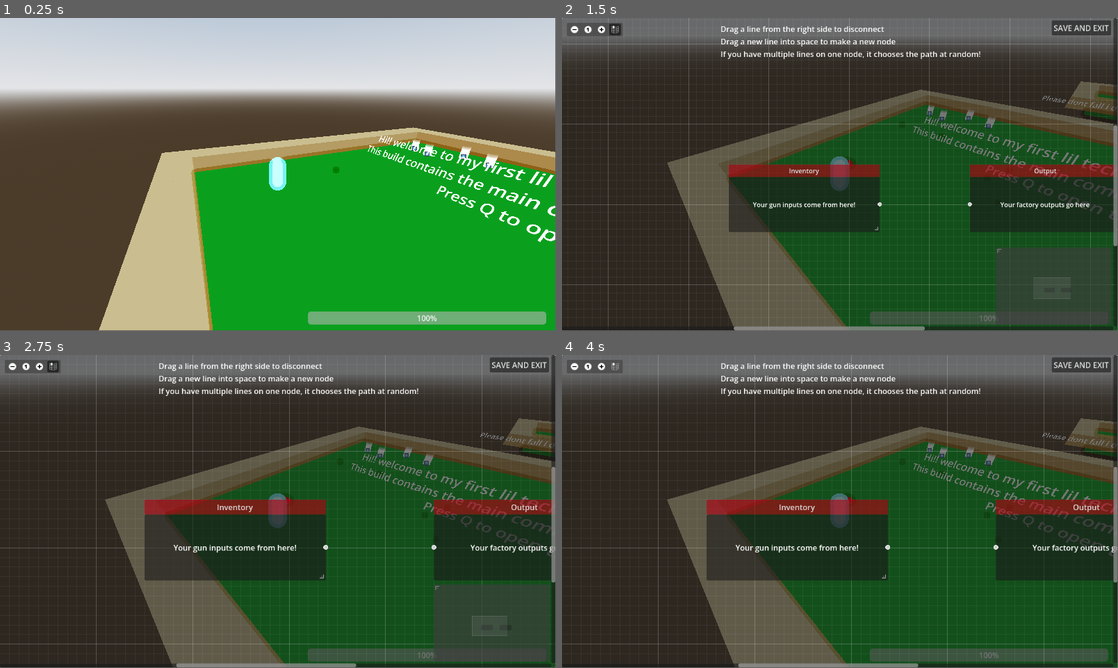
Above: before the commit, frames 1-4 (two rows, left to right).
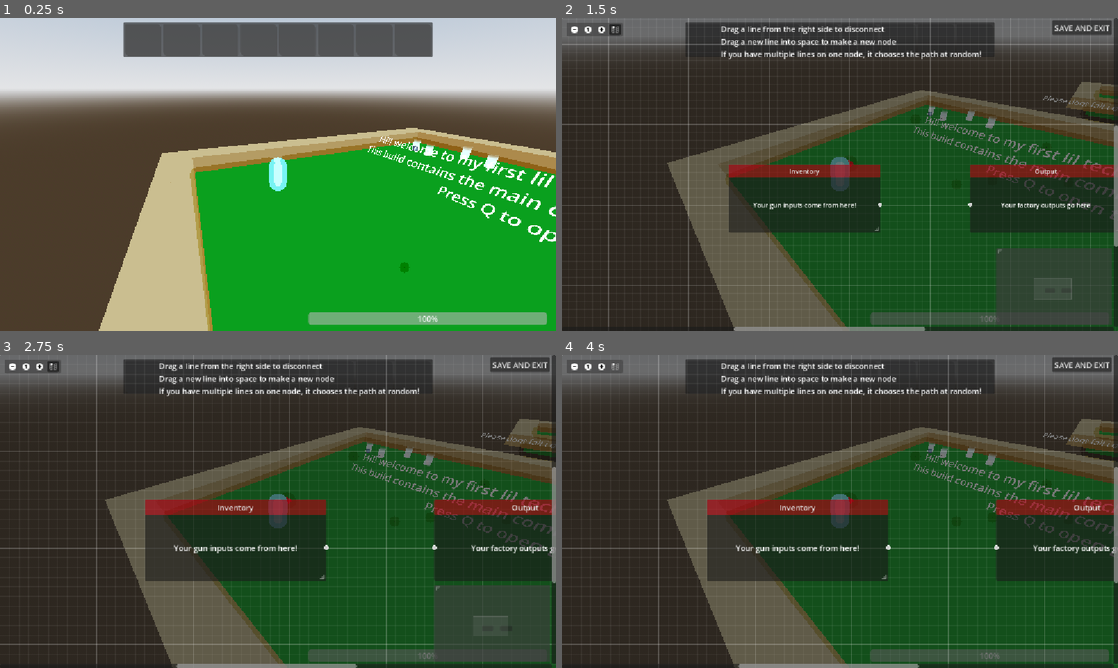
Above: after the commit, the same moments.

Repository: Kaplin86/Router-Rebellion
Game: Godot game, scene res://scenes/testing.tscn
The game is run twice, just before and just after one commit, with the same random seed, the same clock (stepped at 60 frames per second) and the same inputs. The engine's default icon, where the game draws it, is replaced by a stand-in: a white triangle on a blue panel in a dark square.
Inputs (mouse positions are in pixels of both pictures, inside the frame that each line leads up to):
- Up to frame 1 (0.25 s): no input
- Up to frame 2 (1.5 s): tap Enter at 0.5 s; move the mouse to (962, 158) at 0.52 s; hold D (east) 0.53-1.25 s; tap Q (delete) at 0.6 s; click (573, 30) at 1.25 s
- Up to frame 3 (2.75 s): click (38, 367) at 2 s
- Up to frame 4 (4 s): click (617, 367) at 2.75 s; click (589, 367) at 3.5 s
The window is 799x449 before the commit and 800x450 after it. Grey fills any space a smaller window leaves; there, only what the larger window draws over its background counts as a difference.

The runs differ from the first frame. In frame 1, 8.3% of the frame differs, in the area x 0-100%, y 0-100%; in frame 2, 9.5%; in frame 3, 8.8%; in frame 4, 8.9%.

Commit message:
inventory display
NOTE TO SELF IF I REMEMBER: FIX HOW IT LOAD CHECKS THE IMAGES. BETTER PRACTICE TO USE A FUNCTION TO SEE IF FILE EXISTS INSTEAD OF TRYING TO LOAD IT TO TEST

Diff:
--- a/project.godot
+++ b/project.godot
@@ -18,6 +18,10 @@
 [autoload]
 
 References="*uid://d0kduptkrib86"
+
+[display]
+
+window/stretch/mode="canvas_items"
 
 [editor_plugins]
 
--- a/scenes/ground_item.tscn
+++ b/scenes/ground_item.tscn
@@ -15,6 +15,7 @@
 render_priority = 1
 transparency = 1
 shading_mode = 0
+albedo_color = Color(0.81960785, 1, 1, 1)
 albedo_texture = SubResource("GradientTexture2D_6ecyt")
 
 [sub_resource type="CylinderMesh" id="CylinderMesh_l40o6"]
--- a/scenes/testing.tscn
+++ b/scenes/testing.tscn
@@ -3,6 +3,7 @@
 [ext_resource type="PackedScene" uid="uid://udplv28tkqr7" path="res://scenes/player.tscn" id="1_ryjsw"]
 [ext_resource type="Script" uid="uid://vo84w6msmwsm" path="res://scripts/uiManager.gd" id="2_5qbqa"]
 [ext_resource type="PackedScene" uid="uid://n8p1tds8xm7t" path="res://scenes/shaderCamera.tscn" id="2_pcu7d"]
+[ext_resource type="PackedScene" uid="uid://gujsgg2xwdou" path="res://scenes/uiElements/itemPanel.tscn" id="3_j8asw"]
 [ext_resource type="Script" uid="uid://byvc7b0buntrg" path="res://scripts/factory_menu_loader.gd" id="3_l6grw"]
 [ext_resource type="PackedScene" uid="uid://cgo16wfjsny5p" path="res://scenes/testEnemy.tscn" id="4_3dx25"]
 [ext_resource type="Script" uid="uid://kl3h2u0d8rl2" path="res://scripts/dpsTracker.gd" id="4_nuoa6"]
@@ -124,7 +125,7 @@
 uiManager = NodePath("../Control")
 team = 1
 
-[node name="Control" type="Control" parent="." unique_id=1941928461 node_paths=PackedStringArray("player", "healthBar", "statusLog")]
+[node name="Control" type="Control" parent="." unique_id=1941928461 node_paths=PackedStringArray("player", "healthBar", "statusLog", "inventoryPanels")]
 layout_mode = 3
 anchors_preset = 15
 anchor_right = 1.0
@@ -134,17 +135,18 @@
 mouse_filter = 2
 script = ExtResource("2_5qbqa")
 player = NodePath("../Player")
-healthBar = NodePath("ProgressBar")
-statusLog = NodePath("VBoxContainer")
-
-[node name="ProgressBar" type="ProgressBar" parent="Control" unique_id=1472127175]
+healthBar = NodePath("HP")
+statusLog = NodePath("NotifBar")
+inventoryPanels = [NodePath("Panel/HBoxContainer/Panel"), NodePath("Panel/HBoxContainer/Panel2"), NodePath("Panel/HBoxContainer/Panel4"), NodePath("Panel/HBoxContainer/Panel5"), NodePath("Panel/HBoxContainer/Panel6"), NodePath("Panel/HBoxContainer/Panel7"), NodePath("Panel/HBoxContainer/Panel8"), NodePath("Panel/HBoxContainer/Panel3")]
+
+[node name="HP" type="ProgressBar" parent="Control" unique_id=1472127175]
 layout_mode = 0
 anchor_left = 0.5546875
 anchor_top = 0.9398148
 anchor_right = 0.9835069
 anchor_bottom = 0.9814815
 
-[node name="VBoxContainer" type="VBoxContainer" parent="Control" unique_id=36406786]
+[node name="NotifBar" type="VBoxContainer" parent="Control" unique_id=36406786]
 layout_mode = 1
 anchors_preset = -1
 anchor_left = 0.7682292
@@ -154,10 +156,10 @@
 alignment = 2
 metadata/_edit_use_anchors_ = true
 
-[node name="Panel" type="Panel" parent="Control/VBoxContainer" unique_id=897053294]
-layout_mode = 2
-
-[node name="RichTextLabel" type="RichTextLabel" parent="Control/VBoxContainer/Panel" unique_id=1621857014]
+[node name="Panel" type="Panel" parent="Control/NotifBar" unique_id=897053294]
+layout_mode = 2
+
+[node name="RichTextLabel" type="RichTextLabel" parent="Control/NotifBar/Panel" unique_id=1621857014]
 layout_mode = 1
 anchors_preset = 15
 anchor_right = 1.0
@@ -166,13 +168,50 @@
 grow_vertical = 2
 text = "HGHSGFHSGFH"
 
-[node name="TextureRect" type="TextureRect" parent="Control" unique_id=1018866314]
+[node name="Panel" type="Panel" parent="Control" unique_id=1867501944]
+layout_mode = 1
+anchors_preset = -1
+anchor_left = 0.22222222
+anchor_top = 0.013888889
+anchor_right = 0.778
+anchor_bottom = 0.125
+metadata/_edit_use_anchors_ = true
+
+[node name="HBoxContainer" type="HBoxContainer" parent="Control/Panel" unique_id=1092875481]
 layout_mode = 1
 anchors_preset = 15
 anchor_right = 1.0
 anchor_bottom = 1.0
+offset_left = 2.5
+offset_top = 2.5
+offset_right = -2.5
+offset_bottom = -2.5
 grow_horizontal = 2
 grow_vertical = 2
+
+[node name="Panel" parent="Control/Panel/HBoxContainer" unique_id=1273697813 instance=ExtResource("3_j8asw")]
+layout_mode = 2
+
+[node name="Panel2" parent="Control/Panel/HBoxContainer" unique_id=814660584 instance=ExtResource("3_j8asw")]
+layout_mode = 2
+
+[node name="Panel4" parent="Control/Panel/HBoxContainer" unique_id=230540248 instance=ExtResource("3_j8asw")]
+layout_mode = 2
+
+[node name="Panel5" parent="Control/Panel/HBoxContainer" unique_id=1047309913 instance=ExtResource("3_j8asw")]
+layout_mode = 2
+
+[node name="Panel6" parent="Control/Panel/HBoxContainer" unique_id=1766741522 instance=ExtResource("3_j8asw")]
+layout_mode = 2
+
+[node name="Panel7" parent="Control/Panel/HBoxContainer" unique_id=1589410691 instance=ExtResource("3_j8asw")]
+layout_mode = 2
+
+[node name="Panel8" parent="Control/Panel/HBoxContainer" unique_id=1766114778 instance=ExtResource("3_j8asw")]
+layout_mode = 2
+
+[node name="Panel3" parent="Control/Panel/HBoxContainer" unique_id=490352909 instance=ExtResource("3_j8asw")]
+layout_mode = 2
 
 [node name="Camera3D" parent="." unique_id=1753978119 node_paths=PackedStringArray("targetObject") instance=ExtResource("2_pcu7d")]
 transform = Transform3D(-0.2170378, -0.6175868, 0.75596374, 0.029481882, 0.7699233, 0.6374553, -0.9757181, 0.1606391, -0.14889482, 8.083534, 5.8841944, -4.041705)
--- /dev/null
+++ b/scenes/uiElements/itemPanel.tscn
@@ -0,0 +1,47 @@
+[gd_scene format=3 uid="uid://gujsgg2xwdou"]
+
+[sub_resource type="StyleBoxFlat" id="StyleBoxFlat_kt8md"]
+content_margin_left = 0.0
+content_margin_top = 0.0
+content_margin_right = 0.0
+content_margin_bottom = 0.0
+bg_color = Color(0.28118703, 0.2811868, 0.28118682, 0.6)
+corner_radius_top_left = 3
+corner_radius_top_right = 10
+corner_radius_bottom_right = 3
+corner_radius_bottom_left = 10
+corner_detail = 5
+
+[node name="Panel" type="Panel" unique_id=1273697813]
+clip_contents = true
+anchors_preset = -1
+anchor_right = 0.065104164
+anchor_bottom = 0.10339506
+size_flags_horizontal = 3
+theme_override_styles/panel = SubResource("StyleBoxFlat_kt8md")
+metadata/_edit_use_anchors_ = true
+
+[node name="Texture" type="TextureRect" parent="." unique_id=1400748264]
+layout_mode = 1
+anchors_preset = 15
+anchor_right = 1.0
+anchor_bottom = 1.0
+grow_horizontal = 2
+grow_vertical = 2
+expand_mode = 5
+stretch_mode = 5
+
+[node name="Count" type="Label" parent="." unique_id=1111851492]
+layout_mode = 1
+anchors_preset = -1
+anchor_left = 0.76
+anchor_top = 0.6567164
+anchor_right = 1.0
+anchor_bottom = 1.0
+offset_left = -27.0
+offset_right = -3.0
+grow_horizontal = 0
+grow_vertical = 0
+theme_override_constants/outline_size = 2
+horizontal_alignment = 2
+vertical_alignment = 2
--- a/scripts/ground_item.gd
+++ b/scripts/ground_item.gd
@@ -8,3 +8,10 @@
 		process_mode = Node.PROCESS_MODE_DISABLED
 		queue_free()
 	pass # Replace with function body.
+
+func _ready():
+	var texture : Texture2D = References.loadTextureFromPath("res://sprites/item/" + Item.visualType)
+	if texture:
+		var img = texture.get_image()
+		img.resize(128,128)
+	$Sprite3D.texture = texture
--- a/scripts/references.gd
+++ b/scripts/references.gd
@@ -33,6 +33,12 @@
 		var resource = load("res://data/startingFactory.tres")
 		currentFactorySave = resource.duplicate(true)
 
+func loadTextureFromPath(path : String) -> Texture2D:
+	var texture = null
+	texture = load(path + ".png")
+	if texture == null:
+		texture =  load(path + ".svg")
+	return texture
 
 func setupFactoryNodeDefinitions():
 	for I in factoryNodePaths:
--- a/scripts/uiManager.gd
+++ b/scripts/uiManager.gd
@@ -7,6 +7,8 @@
 @export_category("children")
 @export var healthBar : ProgressBar
 @export var statusLog : VBoxContainer
+@export var inventoryPanels : Array[Panel]
+
 
 var logs = 0
 
@@ -14,6 +16,8 @@
 	if healthBar and player:
 		healthBar.value = player.Hp
 		healthBar.max_value = player.MaxHp
+
+		renderPlayerInventory()
 
 func addStatus(text : String):
 	var newPanel = Panel.new()
@@ -34,3 +38,19 @@
 			I.set_meta("notFading",false)
 			tween.tween_property(I,"modulate",Color(0,0,0,0),1)
 			tween.tween_callback(I.queue_free)
+
+func renderPlayerInventory():
+	var inventory = player.inventory
+	print(inventory)
+	for I : int in inventory.size():
+		var itemData = inventory[I]
+		var respectiveItemTile = inventoryPanels[I]
+		var texNode : TextureRect = respectiveItemTile.get_child(0)
+		var itemChunk  : BulletPayload = itemData.get("item")
+		var texture = load("res://sprites/item/" + itemChunk.visualType + ".png")
+		if texture == null:
+			texture =  load("res://sprites/item/" + itemChunk.visualType + ".svg")
+		texNode.texture = texture
+
+		var labelNode : Label = respectiveItemTile.get_child(1)
+		labelNode.text = "x"+str(itemData.get("count"))
--- /dev/null
+++ b/sprites/item/BIG scraps.svg
@@ -0,0 +1 @@
+<svg xmlns="http://www.w3.org/2000/svg" width="128" height="128"><rect width="124" height="124" x="2" y="2" fill="#363d52" stroke="#212532" stroke-width="4" rx="14"/><g fill="#fff" transform="translate(12.322 12.322)scale(.101)"><path d="M105 673v33q407 354 814 0v-33z"/><path fill="#478cbf" d="m105 673 152 14q12 1 15 14l4 67 132 10 8-61q2-11 15-15h162q13 4 15 15l8 61 132-10 4-67q3-13 15-14l152-14V427q30-39 56-81-35-59-83-108-43 20-82 47-40-37-88-64 7-51 8-102-59-28-123-42-26 43-46 89-49-7-98 0-20-46-46-89-64 14-123 42 1 51 8 102-48 27-88 64-39-27-82-47-48 49-83 108 26 42 56 81zm0 33v39c0 276 813 276 814 0v-39l-134 12-5 69q-2 10-14 13l-162 11q-12 0-16-11l-10-65H446l-10 65q-4 11-16 11l-162-11q-12-3-14-13l-5-69z"/><path d="M483 600c0 34 58 34 58 0v-86c0-34-58-34-58 0z"/><circle cx="725" cy="526" r="90"/><circle cx="299" cy="526" r="90"/></g><g fill="#414042" transform="translate(12.322 12.322)scale(.101)"><circle cx="307" cy="532" r="60"/><circle cx="717" cy="532" r="60"/></g></svg>
Not shown, added: sprites/item/BIG scraps.svg.import
Binary file added: sprites/item/scraps.png
Not shown, added: sprites/item/scraps.png.import
Binary file added: sprites/item/sharper scraps.png
Not shown, added: sprites/item/sharper scraps.png.import
